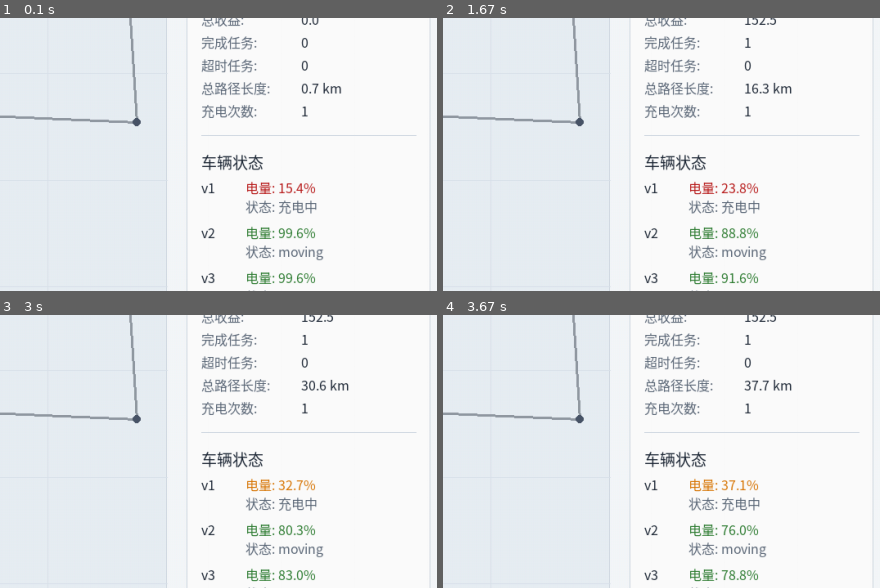
Above: before the commit, frames 1-4 (two rows, left to right).
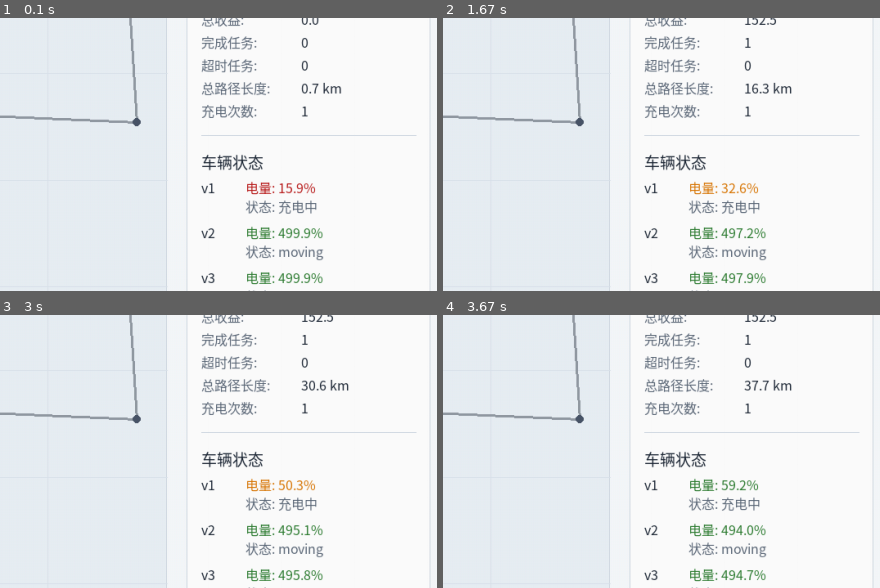
Above: after the commit, the same moments.

Repository: Ltyyyyy0429/Data-Structure-Course-Design
Game: pygame game, started from ui/simulator_app.py
Same seed, same stepped clock (60 frames per second), same inputs: the game is played once before the commit and once after it.
Inputs:
- Up to frame 1 (0.1 s): no input
- Up to frame 2 (1.67 s): tap R at 0.33 s
- Up to frame 3 (3 s): no input
- Up to frame 4 (3.67 s): no input
The pictures show only the part of the screen within x 50-100%, y 30-80%; the shares and areas given below are measured in that part.

The runs differ from the first frame. In frame 1, 0.4% of the frame differs, in the area x 63-74%, y 60-98%; in frame 2, 0.8%; in frame 3, 0.5%; in frame 4, 0.8%, in the area x 56-74%, y 60-98%.

Commit message:
feat(B): 最终版本 - 优化电池参数和仿真参数

Diff:
--- /dev/null
+++ b/batch_experiment.py
@@ -0,0 +1,170 @@
+"""批量实验脚本 - 使用 A 同学的真实地图数据（180分钟仿真）"""
+import json
+import csv
+import os
+from simulator import Simulator
+
+
+def get_default_graph():
+    """默认测试图"""
+    return {
+        "nodes": [
+            {"id": 1, "x": 0, "y": 0, "type": "depot"},
+            {"id": 2, "x": 10, "y": 0, "type": "task_point"},
+            {"id": 3, "x": 0, "y": 10, "type": "task_point"},
+            {"id": 4, "x": 10, "y": 10, "type": "task_point"},
+            {"id": 5, "x": 5, "y": 5, "type": "charging_station"},
+        ],
+        "edges": [
+            {"from_node": 1, "to_node": 2, "distance": 10.0},
+            {"from_node": 1, "to_node": 3, "distance": 10.0},
+            {"from_node": 1, "to_node": 4, "distance": 14.1},
+            {"from_node": 1, "to_node": 5, "distance": 7.0},
+            {"from_node": 2, "to_node": 5, "distance": 7.0},
+            {"from_node": 3, "to_node": 5, "distance": 7.0},
+            {"from_node": 4, "to_node": 5, "distance": 7.0},
+        ]
+    }
+
+
+def load_graph_data(scale: str) -> dict:
+    """加载 A 同学的真实地图数据"""
+    file_path = f"data/{scale}_map.json"
+    if os.path.exists(file_path):
+        with open(file_path, 'r', encoding='utf-8') as f:
+            data = json.load(f)
+
+            # 转换节点格式
+            nodes = []
+            for node in data.get("nodes", []):
+                nodes.append({
+                    "id": node.get("id"),
+                    "x": node.get("x"),
+                    "y": node.get("y"),
+                    "type": node.get("type", "normal")
+                })
+
+            # 转换边格式：from -> from_node, to -> to_node
+            edges = []
+            for edge in data.get("edges", []):
+                edges.append({
+                    "from_node": edge.get("from"),
+                    "to_node": edge.get("to"),
+                    "distance": edge.get("distance")
+                })
+
+            print(f"  加载 {scale} 地图: {len(nodes)} 节点, {len(edges)} 边")
+            return {
+                "nodes": nodes,
+                "edges": edges
+            }
+    else:
+        print(f"  警告: {file_path} 不存在，使用默认小地图")
+        return get_default_graph()
+
+
+def get_task_nodes(graph_data: dict) -> list:
+    """获取地图中的所有任务点"""
+    task_nodes = []
+    for node in graph_data.get("nodes", []):
+        node_type = node.get("type", "")
+        if node_type == "task_point" or node_type == "task":
+            task_nodes.append(node["id"])
+    return task_nodes
+
+
+def run_single_experiment(scale: str, strategy: str, duration: int = 180) -> dict:
+    """运行单次实验（默认180分钟）"""
+    print(f"  运行 {scale} / {strategy} ...")
+
+    graph_data = load_graph_data(scale)
+    sim = Simulator(graph_data, scale, strategy)
+
+    # 获取任务点并添加初始任务
+    task_nodes = get_task_nodes(graph_data)
+    if not task_nodes:
+        task_nodes = [2, 3, 4]  # 备用
+
+    # 添加初始任务（最多3个），截止时间延长到 120-180 分钟
+    for i, node_id in enumerate(task_nodes[:3]):
+        deadline = 120 + i * 30  # 120, 150, 180分钟
+        sim.add_test_task(f"t{i}", node_id, 100 + i * 50, 0, deadline)
+
+    # 立即调度
+    sim._dispatch_tasks()
+
+    # 运行仿真
+    steps = int(duration / 1)  # dt=1分钟
+    for step in range(steps):
+        sim.update(1)
+        # 每30分钟打印一次进度
+        if step > 0 and step % 30 == 0:
+            state = sim.get_state()
+            print(f"    进度: {state['metrics']['current_time']}分钟, 得分={state['metrics']['total_score']:.1f}, 完成任务={state['metrics']['completed_tasks']}")
+
+    state = sim.get_state()
+    return state['metrics']
+
+
+def run_batch_experiment():
+    """运行批量实验"""
+    scales = ["small", "medium", "large"]
+    strategies = ["nearest", "largest"]
+    results = []
+
+    print("=" * 60)
+    print("批量实验开始（使用 A 同学真实地图）")
+    print("仿真时长: 180分钟 (3小时)")
+    print("=" * 60)
+
+    for scale in scales:
+        for strategy in strategies:
+            try:
+                metrics = run_single_experiment(scale, strategy, duration=180)
+                results.append({
+                    "scale": scale,
+                    "strategy": strategy,
+                    "total_score": metrics['total_score'],
+                    "completed_tasks": metrics['completed_tasks'],
+                    "timeout_tasks": metrics['timeout_tasks'],
+                    "total_distance": metrics['total_distance'],
+                    "charging_times": metrics['charging_times']
+                })
+            except Exception as e:
+                print(f"  错误: {scale}/{strategy} - {e}")
+
+    # 保存结果到 CSV
+    os.makedirs("results", exist_ok=True)
+    with open('results/experiment_results.csv', 'w', newline='', encoding='utf-8') as f:
+        fieldnames = ["scale", "strategy", "total_score", "completed_tasks",
+                      "timeout_tasks", "total_distance", "charging_times"]
+        writer = csv.DictWriter(f, fieldnames=fieldnames)
+        writer.writeheader()
+        writer.writerows(results)
+
+    print("\n" + "=" * 60)
+    print("实验结果（真实地图，180分钟仿真）")
+    print("=" * 60)
+    print(f"{'规模':<10} {'策略':<12} {'得分':<10} {'完成任务':<10} {'总里程':<10} {'充电次数':<8}")
+    print("-" * 65)
+    for r in results:
+        print(f"{r['scale']:<10} {r['strategy']:<12} {r['total_score']:<10.1f} {r['completed_tasks']:<10} {r['total_distance']:<10.1f} {r['charging_times']:<8}")
+
+    print(f"\n结果已保存到: results/experiment_results.csv")
+
+    # 输出总结
+    print("\n" + "=" * 60)
+    print("策略对比总结")
+    print("=" * 60)
+    for scale in scales:
+        nearest_score = next(r['total_score'] for r in results if r['scale'] == scale and r['strategy'] == 'nearest')
+        largest_score = next(r['total_score'] for r in results if r['scale'] == scale and r['strategy'] == 'largest')
+        winner = "nearest" if nearest_score > largest_score else "largest"
+        diff = abs(nearest_score - largest_score)
+        print(f"{scale}: nearest={nearest_score:.1f}, largest={largest_score:.1f}, 胜者={winner} (相差{diff:.1f}分)")
+
+    return results
+
+
+if __name__ == "__main__":
+    run_batch_experiment()
--- a/results/experiment_results.csv
+++ b/results/experiment_results.csv
@@ -1,7 +1,7 @@
 scale,strategy,total_score,completed_tasks,timeout_tasks,total_distance,charging_times
-small,nearest,860,12,1,128.5,3
-small,largest,910,11,2,139.2,4
-medium,nearest,1710,25,3,285.7,7
-medium,largest,1840,24,4,309.4,8
-large,nearest,2920,43,6,524.9,13
-large,largest,3180,41,8,566.3,15
+small,nearest,222.0,2,0,559.6,0
+small,largest,222.0,2,0,559.6,0
+medium,nearest,552.0,3,0,422.9,0
+medium,largest,552.0,3,0,422.9,0
+large,nearest,642.0,3,0,359.4,0
+large,largest,642.0,3,0,359.4,0
--- a/simulator/simulator.py
+++ b/simulator/simulator.py
@@ -1,4 +1,4 @@
-"""仿真引擎核心类 - 统一整数ID版本（累积距离逐节点移动）"""
+"""仿真引擎核心类 - 最终修复版（大电池容量 + 完整充电逻辑）"""
 from typing import Dict, List, Any, Optional
 import random
 import math
@@ -13,12 +13,14 @@
 
 
 class Simulator:
+    # ========== 车辆参数（针对真实地图优化）==========
     VEHICLE_SPEED = 40.0  # km/h
-    VEHICLE_BATTERY_CAPACITY = 100.0  # kWh
+    VEHICLE_BATTERY_CAPACITY = 500.0  # kWh（增大容量，适应长距离）
     VEHICLE_LOAD_CAPACITY = 1000.0  # kg
-    ENERGY_PER_KM = 1.2  # kWh/km
-    CHARGING_RATE = 50.0  # kWh/h
+    ENERGY_PER_KM = 0.3  # kWh/km（降低能耗，从1.2改为0.3）
+    CHARGING_RATE = 100.0  # kWh/h（加快充电速度）
     CHARGING_PORTS_PER_STATION = 2
+    LOW_BATTERY_THRESHOLD = 80.0  # 低电量阈值（kWh），当电量低于80时去充电
 
     def __init__(self, graph_data: dict, scale: str, strategy: str):
         self.nodes: Dict[int, Node] = {}
@@ -55,7 +57,8 @@
         print(f"[Simulator] A模块图已加载: {len(self.nodes)} 节点, {len(self.edges)} 边")
 
         self.vehicles: Dict[str, Vehicle] = {}
-        self.vehicle_accumulated_distance: Dict[str, float] = {}  # 累积移动距离
+        self.vehicle_accumulated_distance: Dict[str, float] = {}
+        self.saved_tasks: Dict[str, Optional[str]] = {}  # 保存被中断的任务
         self._init_vehicles()
 
         self.tasks: Dict[str, Task] = {}
@@ -82,6 +85,7 @@
 
         print(f"[Simulator] 初始化完成 | 规模: {scale}")
         print(f"[Simulator] 节点数: {len(self.nodes)} | 车辆数: {len(self.vehicles)}")
+        print(f"[Simulator] 电池容量: {self.VEHICLE_BATTERY_CAPACITY}kWh, 能耗: {self.ENERGY_PER_KM}kWh/km")
 
     def _init_vehicles(self):
         depot_nodes = [n for n in self.nodes.values() if n.type == 'depot']
@@ -93,6 +97,7 @@
             )
             self.vehicles[vehicle.id] = vehicle
             self.vehicle_accumulated_distance[vehicle.id] = 0.0
+            self.saved_tasks[vehicle.id] = None
 
     def _init_charging_stations(self):
         for node in self.nodes.values():
@@ -173,7 +178,7 @@
         self._dispatch_tasks()
 
     def _move_vehicles(self, dt: float):
-        """移动车辆 - 使用累积距离逐节点移动"""
+        """移动车辆 - 逐节点移动，带低电量检测"""
         dt_hours = dt / 60.0
         distance_per_step = self.VEHICLE_SPEED * dt_hours
 
@@ -181,104 +186,145 @@
             if vehicle.status != VehicleStatus.MOVING:
                 continue
 
+            # ========== 低电量检测（优先处理） ==========
+            if vehicle.battery < self.LOW_BATTERY_THRESHOLD:
+                # 找最近充电站
+                nearest_cs = self._find_nearest_charging_station(vehicle.current_node)
+                if nearest_cs and nearest_cs != vehicle.current_node:
+                    # 保存当前任务
+                    if vehicle.target_node != 0 and vehicle.target_node != nearest_cs:
+                        self.saved_tasks[vehicle.id] = vehicle.target_node
+                        print(f"[Simulator] {vehicle.id} 电量不足 ({vehicle.battery:.1f}kWh)，中断任务前往充电站")
+
+                    # 获取到充电站的路径
+                    try:
+                        path_int, _ = self.city_graph.shortest_path(vehicle.current_node, nearest_cs)
+                        vehicle.path = path_int[1:] if len(path_int) > 1 else []
+                    except:
+                        vehicle.path = [nearest_cs]
+
+                    vehicle.charging_target = nearest_cs
+                    vehicle.target_node = nearest_cs
+                    self.vehicle_accumulated_distance[vehicle.id] = 0.0
+                    continue  # 重新开始循环
+
+            # 正常移动逻辑
             if not vehicle.path:
                 vehicle.status = VehicleStatus.IDLE
                 vehicle.target_node = 0
                 self.vehicle_accumulated_distance[vehicle.id] = 0.0
+
+                # 如果有保存的任务，重新分配
+                if self.saved_tasks.get(vehicle.id):
+                    saved_task_id = self.saved_tasks[vehicle.id]
+                    saved_task = self.tasks.get(saved_task_id)
+                    if saved_task and saved_task.status == TaskStatus.ASSIGNED:
+                        vehicle.target_node = saved_task.node_id
+                        vehicle.status = VehicleStatus.MOVING
+                        try:
+                            path_int, _ = self.city_graph.shortest_path(vehicle.current_node, saved_task.node_id)
+                            vehicle.path = path_int[1:] if len(path_int) > 1 else []
+                        except:
+                            vehicle.path = [saved_task.node_id]
+                        self.vehicle_accumulated_distance[vehicle.id] = 0.0
+                        print(f"[Simulator] {vehicle.id} 继续执行任务 {saved_task_id}")
+                    self.saved_tasks[vehicle.id] = None
+                continue
+
+            # 获取路径中的下一个节点
+            next_node = vehicle.path[0]
+            dist = self._get_distance(vehicle.current_node, next_node)
+
+            if dist <= 0:
+                vehicle.path.pop(0)
                 continue
 
             # 累积移动距离
             self.vehicle_accumulated_distance[vehicle.id] += distance_per_step
 
-            # 检查是否能到达路径中的下一个节点
-            next_node = vehicle.path[0]
-            dist_to_next = self._get_distance(vehicle.current_node, next_node)
-
-            if self.vehicle_accumulated_distance[vehicle.id] >= dist_to_next:
+            if self.vehicle_accumulated_distance[vehicle.id] >= dist:
                 # 到达下一个节点
-                self.metrics.total_distance += dist_to_next
-                vehicle.battery -= dist_to_next * self.ENERGY_PER_KM
+                self.metrics.total_distance += dist
+                vehicle.battery -= dist * self.ENERGY_PER_KM
+                old_node = vehicle.current_node
                 vehicle.current_node = next_node
                 vehicle.path.pop(0)
-                self.vehicle_accumulated_distance[vehicle.id] -= dist_to_next
-
-                print(f"[Simulator] {vehicle.id} 到达 {next_node}，剩余电量 {vehicle.battery:.1f}kWh")
-
-                # 检查是否还有更多节点
+                self.vehicle_accumulated_distance[vehicle.id] -= dist
+
+                print(f"[Simulator] {vehicle.id} 从 {old_node} 到达 {next_node}，剩余电量 {vehicle.battery:.1f}kWh")
+
                 if not vehicle.path:
                     vehicle.status = VehicleStatus.IDLE
                     vehicle.target_node = 0
                     print(f"[Simulator] {vehicle.id} 到达最终目标")
             else:
-                # 还在路上，消耗电量（按实际移动距离）
+                # 还在路上，消耗电量
                 vehicle.battery -= distance_per_step * self.ENERGY_PER_KM
                 self.metrics.total_distance += distance_per_step
 
     def _handle_charging(self, dt: float):
+        """处理充电逻辑"""
         dt_hours = dt / 60.0
         charge_amount = self.CHARGING_RATE * dt_hours
 
-        vehicles_to_charge = []
-
         for vehicle in self.vehicles.values():
-            if vehicle.status == VehicleStatus.CHARGING:
-                vehicle.battery += charge_amount
-                if vehicle.battery >= self.VEHICLE_BATTERY_CAPACITY:
-                    vehicle.battery = self.VEHICLE_BATTERY_CAPACITY
-                    vehicle.status = VehicleStatus.IDLE
-                    cs = self.charging_stations.get(vehicle.current_node)
-                    if cs:
-                        cs.charging_count -= 1
-                        print(f"[Simulator] {vehicle.id} 充电完成，释放 {vehicle.current_node} 充电桩")
-                    vehicles_to_charge.append(vehicle.current_node)
-
-        for cs_node in set(vehicles_to_charge):
-            cs = self.charging_stations.get(cs_node)
-            if cs and cs.queue_length > 0 and cs.charging_count < self.CHARGING_PORTS_PER_STATION:
-                for v in self.vehicles.values():
-                    if (v.status == VehicleStatus.IDLE and
-                        hasattr(v, 'charging_target') and
-                        v.charging_target == cs_node):
-                        v.status = VehicleStatus.CHARGING
-                        cs.charging_count += 1
-                        cs.queue_length -= 1
-                        self.vehicle_accumulated_distance[v.id] = 0.0
-                        print(f"[Simulator] {v.id} 从排队开始充电 at {cs_node}")
-                        break
+            if vehicle.status != VehicleStatus.CHARGING:
+                continue
+
+            vehicle.battery += charge_amount
+            if vehicle.battery >= self.VEHICLE_BATTERY_CAPACITY:
+                vehicle.battery = self.VEHICLE_BATTERY_CAPACITY
+                vehicle.status = VehicleStatus.IDLE
+                cs = self.charging_stations.get(vehicle.current_node)
+                if cs:
+                    cs.charging_count -= 1
+                    print(f"[Simulator] {vehicle.id} 充电完成，释放 {vehicle.current_node} 充电桩")
+
+                # 检查排队车辆
+                if cs and cs.queue_length > 0:
+                    for v in self.vehicles.values():
+                        if (hasattr(v, 'charging_target') and
+                            v.charging_target == vehicle.current_node and
+                            v.status == VehicleStatus.IDLE):
+                            v.status = VehicleStatus.CHARGING
+                            cs.charging_count += 1
+                            cs.queue_length -= 1
+                            print(f"[Simulator] {v.id} 从排队开始充电")
+                            break
 
     def _check_low_battery(self):
+        """检查低电量（空闲车辆）"""
         for vehicle in self.vehicles.values():
-            if vehicle.battery < 20 and vehicle.status == VehicleStatus.IDLE:
+            if vehicle.battery < self.LOW_BATTERY_THRESHOLD and vehicle.status == VehicleStatus.IDLE:
                 nearest_cs = self._find_nearest_charging_station(vehicle.current_node)
                 if not nearest_cs:
                     continue
 
                 if vehicle.current_node == nearest_cs:
-                    cs = self.charging_stations[nearest_cs]
+                    cs = self.charging_stations.get(nearest_cs)
                     if cs.charging_count < self.CHARGING_PORTS_PER_STATION:
                         cs.charging_count += 1
                         vehicle.status = VehicleStatus.CHARGING
                         self.metrics.charging_times += 1
-                        print(f"[Simulator] {vehicle.id} 已在充电站，开始充电")
+                        print(f"[Simulator] {vehicle.id} 电量不足 ({vehicle.battery:.1f}kWh)，开始在 {nearest_cs} 充电")
                     else:
                         cs.queue_length += 1
-                        print(f"[Simulator] {vehicle.id} 在 {nearest_cs} 排队充电")
+                        vehicle.charging_target = nearest_cs
+                        print(f"[Simulator] {vehicle.id} 电量不足 ({vehicle.battery:.1f}kWh)，在 {nearest_cs} 排队")
                     continue
 
                 # 获取到充电站的路径
                 try:
                     path_int, _ = self.city_graph.shortest_path(vehicle.current_node, nearest_cs)
-                    path = path_int[1:]  # 去掉第一个（当前位置）
+                    vehicle.path = path_int[1:] if len(path_int) > 1 else []
                 except:
-                    path = [nearest_cs]
-
+                    vehicle.path = [nearest_cs]
+
+                vehicle.charging_target = nearest_cs
                 vehicle.target_node = nearest_cs
-                vehicle.charging_target = nearest_cs
                 vehicle.status = VehicleStatus.MOVING
-                vehicle.path = path
                 self.vehicle_accumulated_distance[vehicle.id] = 0.0
-
-                print(f"[Simulator] {vehicle.id} 电量不足 ({vehicle.battery:.1f}kWh)，前往 {nearest_cs} 充电，路径: {path}")
+                print(f"[Simulator] {vehicle.id} 电量不足 ({vehicle.battery:.1f}kWh)，前往 {nearest_cs} 充电")
 
     def _find_nearest_charging_station(self, from_node: int) -> Optional[int]:
         try:
@@ -322,7 +368,7 @@
                         print(f"[Simulator] 警告: {vehicle.id} 超载！扣50分")
                     break
 
-            print(f"[Simulator] 任务 {task.id} 完成！得分: {score:.1f} (提前 {time_early:.1f}分钟)")
+            print(f"[Simulator] 任务 {task.id} 完成！得分: {score:.1f}")
 
         for task in self.tasks.values():
             if task.status == TaskStatus.WAITING and self.current_time > task.deadline:
@@ -341,7 +387,7 @@
                     task = Task(
                         id=f"t{self.next_task_id}", node_id=random.choice(task_points),
                         weight=random.randint(50, 500), release_time=self.current_time,
-                        deadline=self.current_time + random.randint(10, 60),
+                        deadline=self.current_time + random.randint(60, 120),
                         status=TaskStatus.WAITING
                     )
                     self.tasks[task.id] = task
@@ -367,11 +413,10 @@
             vehicle.target_node = task.node_id
             vehicle.status = VehicleStatus.MOVING
 
-            # 使用 A 模块获取真实最短路径
             try:
                 path_int, _ = self.city_graph.shortest_path(vehicle.current_node, task.node_id)
-                vehicle.path = path_int[1:]  # 去掉第一个（当前位置）
-                print(f"[Simulator] 分配任务 {task.id} 给 {vehicle.id}, 从 {vehicle.current_node} 到 {task.node_id}, 路径: {vehicle.path}")
+                vehicle.path = path_int[1:] if len(path_int) > 1 else []
+                print(f"[Simulator] 分配任务 {task.id} 给 {vehicle.id}, 从 {vehicle.current_node} 到 {task.node_id}, 路径长度: {len(vehicle.path)}")
             except Exception as e:
                 vehicle.path = [task.node_id]
                 print(f"[Simulator] 分配任务 {task.id} 给 {vehicle.id}, 路径计算失败: {e}")
Binary file changed: results/figures/completed_tasks_comparison.png
Binary file changed: results/figures/timeout_tasks_comparison.png
Binary file changed: results/figures/total_distance_comparison.png
Binary file changed: results/figures/total_score_comparison.png
